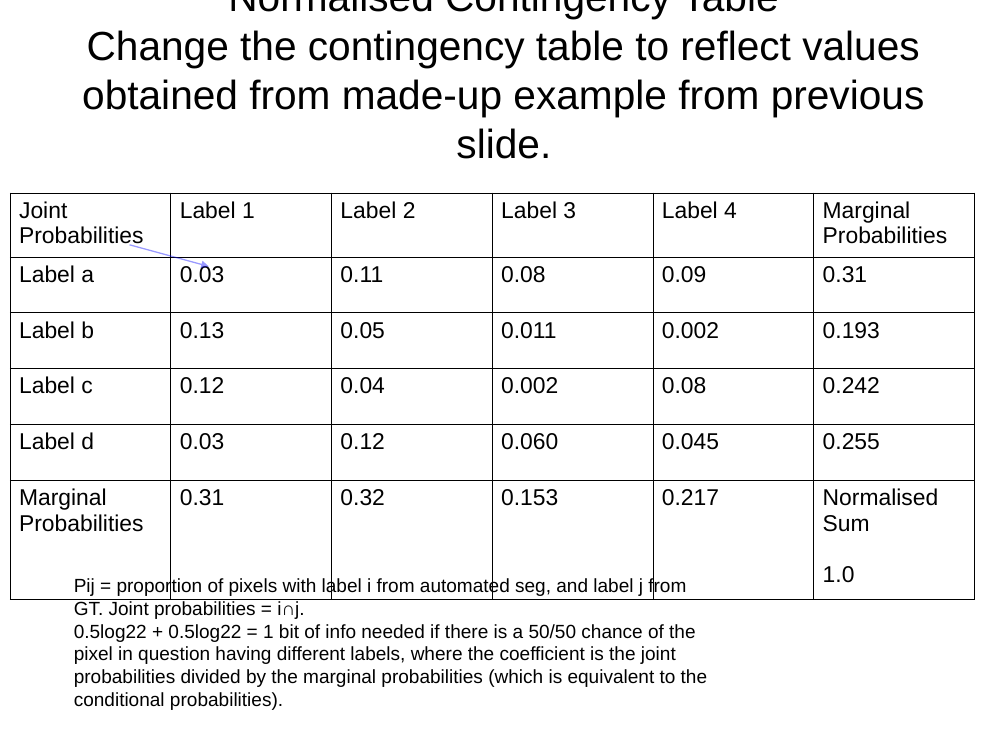
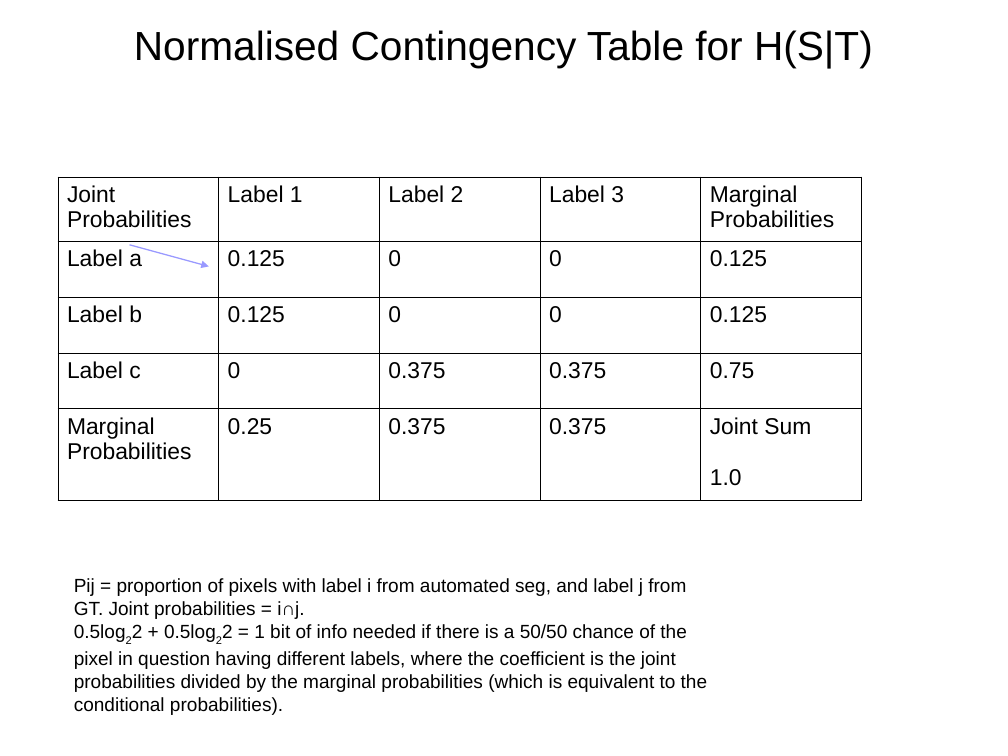
Before and after one commit to JohnnyTeutonic/view_all, a slide deck: slide 15 of Segmentation_Presentation.odp (slide 14 before the commit). Drawn at 1008x756 pixels with LibreOffice and Linux fonts; fonts in the diff are those of the drawing. Boxes give left, top, right and bottom in pixels: in the first picture for what was removed or moved away, otherwise in the second. Text is boxed around its words. In the diff, an @@ line names an element or a change of style, - is before the commit and + after.

Commit message:
Update Presentation

```diff
--- a/Segmentation_Presentation.odp
+++ b/Segmentation_Presentation.odp
@@ title at [134,30,873,68]: text changed @@
-Normalised Contingency Table
-Change the contingency table to reflect values obtained from made-up example from previous slide.
+Normalised Contingency Table for H(S|T)
@@ table at [58,177,863,492] @@
-Joint Probabilities | Label 1 | Label 2 | Label 3 | Label 4 | Marginal Probabilities
-Label a | 0.03 | 0.11 | 0.08 | 0.09 | 0.31
-Label b | 0.13 | 0.05 | 0.011 | 0.002 | 0.193
-Label c | 0.12 | 0.04 | 0.002 | 0.08 | 0.242
-Label d | 0.03 | 0.12 | 0.060 | 0.045 | 0.255
-Marginal Probabilities | 0.31 | 0.32 | 0.153 | 0.217 | Normalised Sum / 1.0
+Joint Probabilities | Label 1 | Label 2 | Label 3 | Marginal Probabilities
+Label a | 0.125 | 0 | 0 | 0.125
+Label b | 0.125 | 0 | 0 | 0.125
+Label c | 0 | 0.375 | 0.375 | 0.75
+Marginal Probabilities | 0.25 | 0.375 | 0.375 | Joint Sum / 1.0
@@ table: place and size @@
-table at [10,193,976,589]
+table at [58,177,863,492]
@@ text at [74,624,707,715]: now subscript in "0.5log22 0.5log22" @@
```
Also in this commit, not shown: 9 other slides changed, 3 slides added, 2 slides removed, 4 other files.
